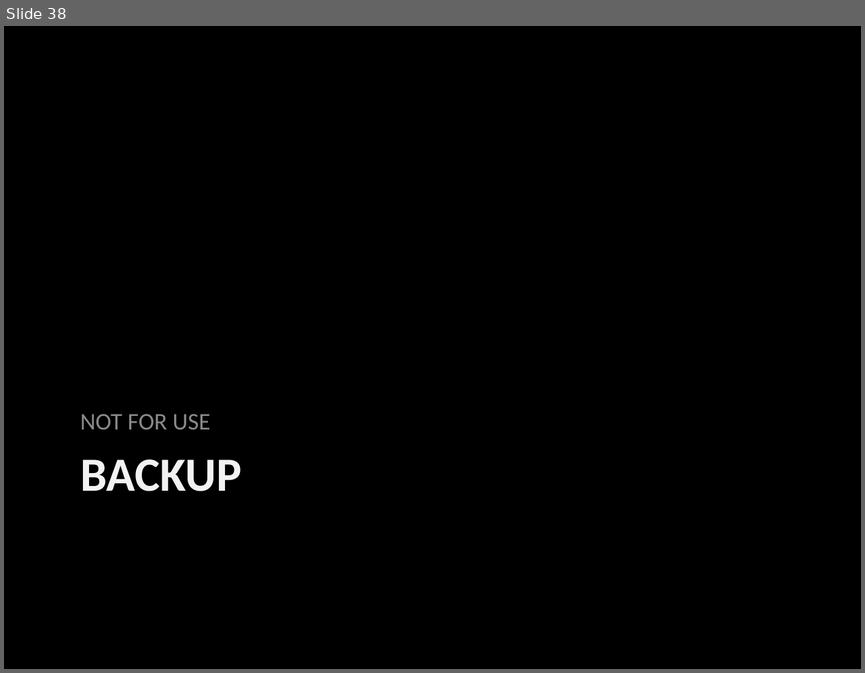
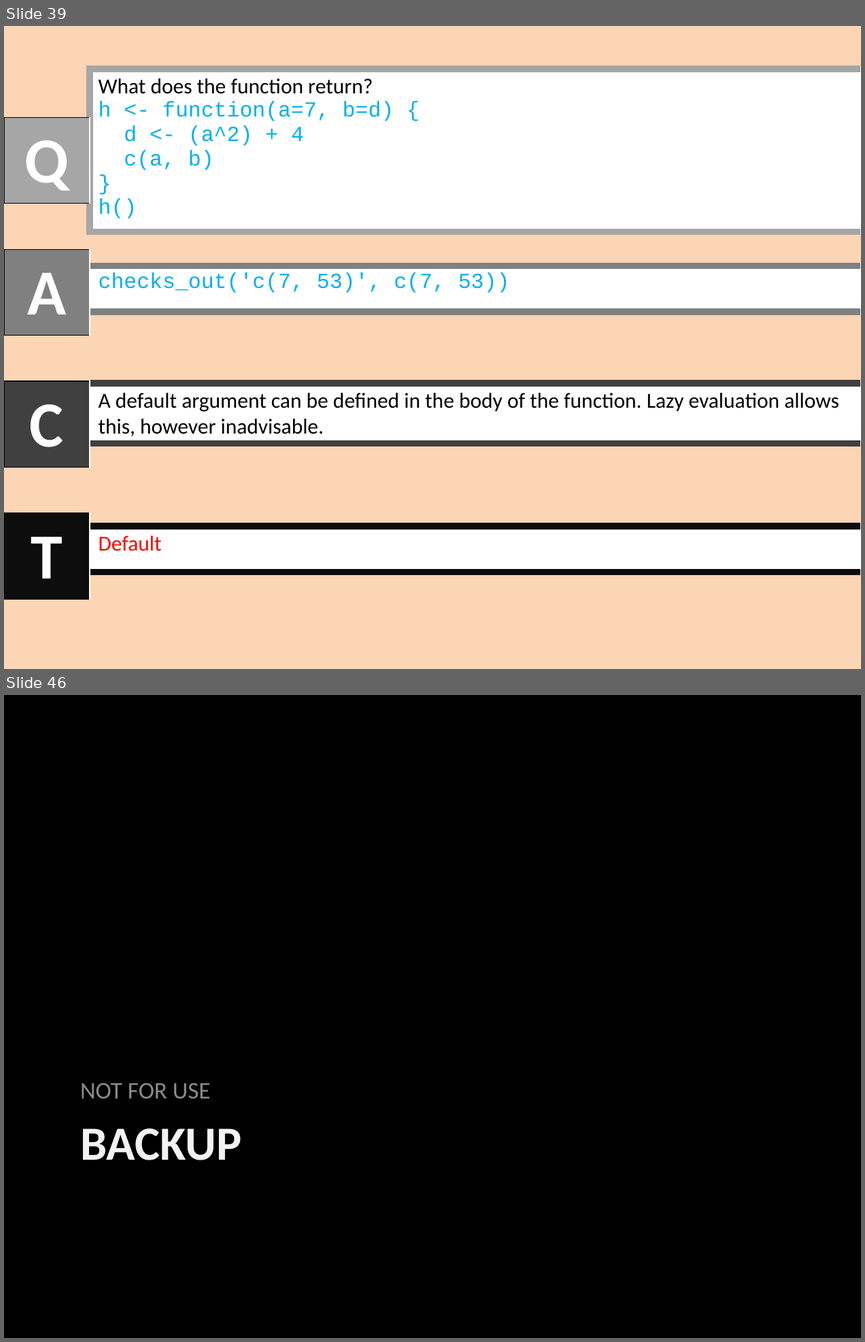
Before and after one commit to sunbee/R-How-To, a slide deck: LearnR Lessons Functions FunctionComponents.pptx. Shown one above the other, each under a label of ours: slide 38 before the commit, slides 39 and 46 after it; the slides between them are not shown. The pictures are 865x673 and 865x1342 pixels, drawn with LibreOffice and Linux fonts; fonts in the diff are those of the drawing. Boxes give left, top, right and bottom in pixels: in the first picture for what was removed or moved away, otherwise in the second. Text is boxed around its words. In the diff, an @@ line names an element or a change of style, - is before the commit and + after.

```diff
--- a/LearnR Lessons Functions FunctionComponents.pptx
+++ b/LearnR Lessons Functions FunctionComponents.pptx
@@ slide 39 added at [4, 26, 861, 669], background #FCD5B5 @@
@@ table added at [90, 69, 861, 231], 1 rows, 1 columns @@
+What does the function return? / h <- function(a=7, b=d) { / d <- (a^2) + 4 / c(a, b) / } / h()
@@ table added at [4, 118, 90, 203], 1 rows, 1 columns @@
+Q
@@ table added at [4, 250, 90, 335], 1 rows, 1 columns @@
+A
@@ table added at [90, 266, 861, 312], 1 rows, 1 columns @@
+checks_out('c(7, 53)', c(7, 53))
@@ table added at [4, 381, 90, 467], 1 rows, 1 columns @@
+C
@@ table added at [90, 383, 861, 444], 1 rows, 1 columns @@
+A default argument can be defined in the body of the function. Lazy evaluation allows this, however inadvisable.
@@ table added at [4, 513, 90, 599], 1 rows, 1 columns @@
+T
@@ table added at [90, 526, 861, 571], 1 rows, 1 columns @@
+Default
@@ what was slide 38 is now slide 46 @@
```
Also in this commit, not shown: 4 slides changed, 8 other slides added, 4 other files.
